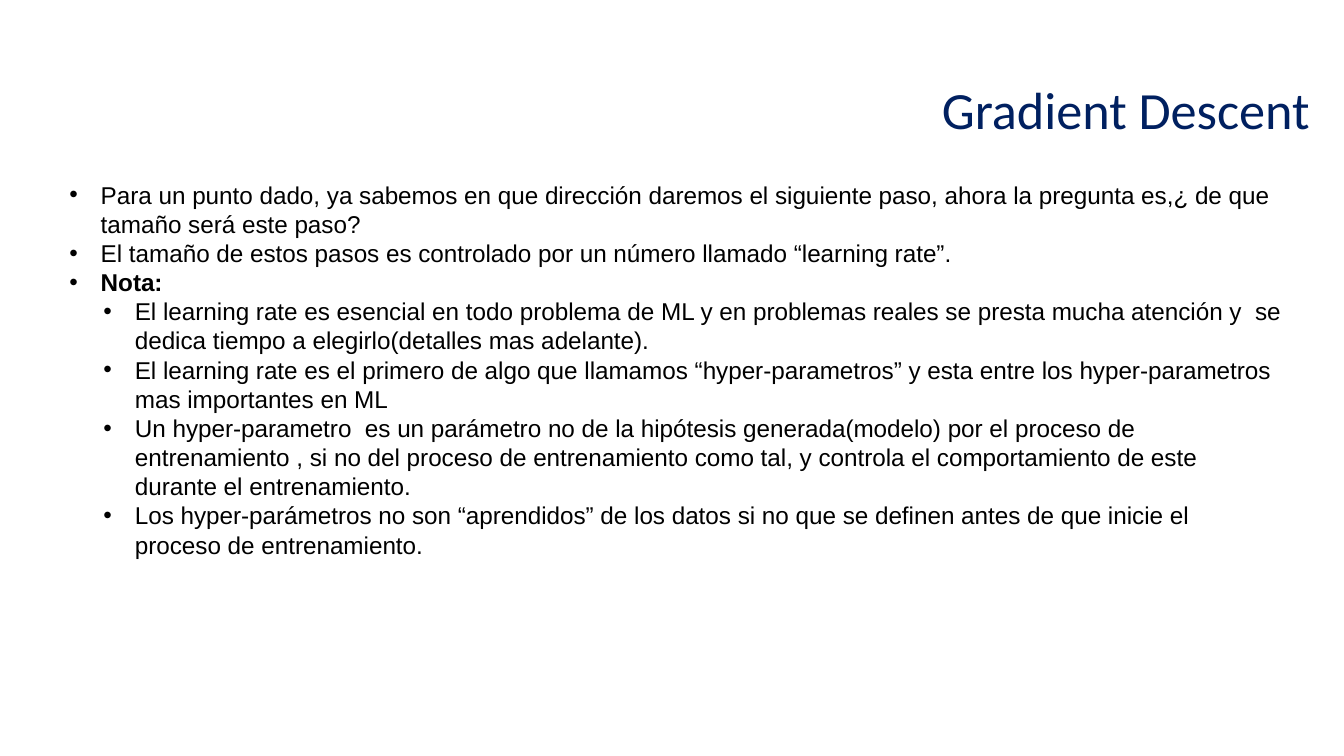
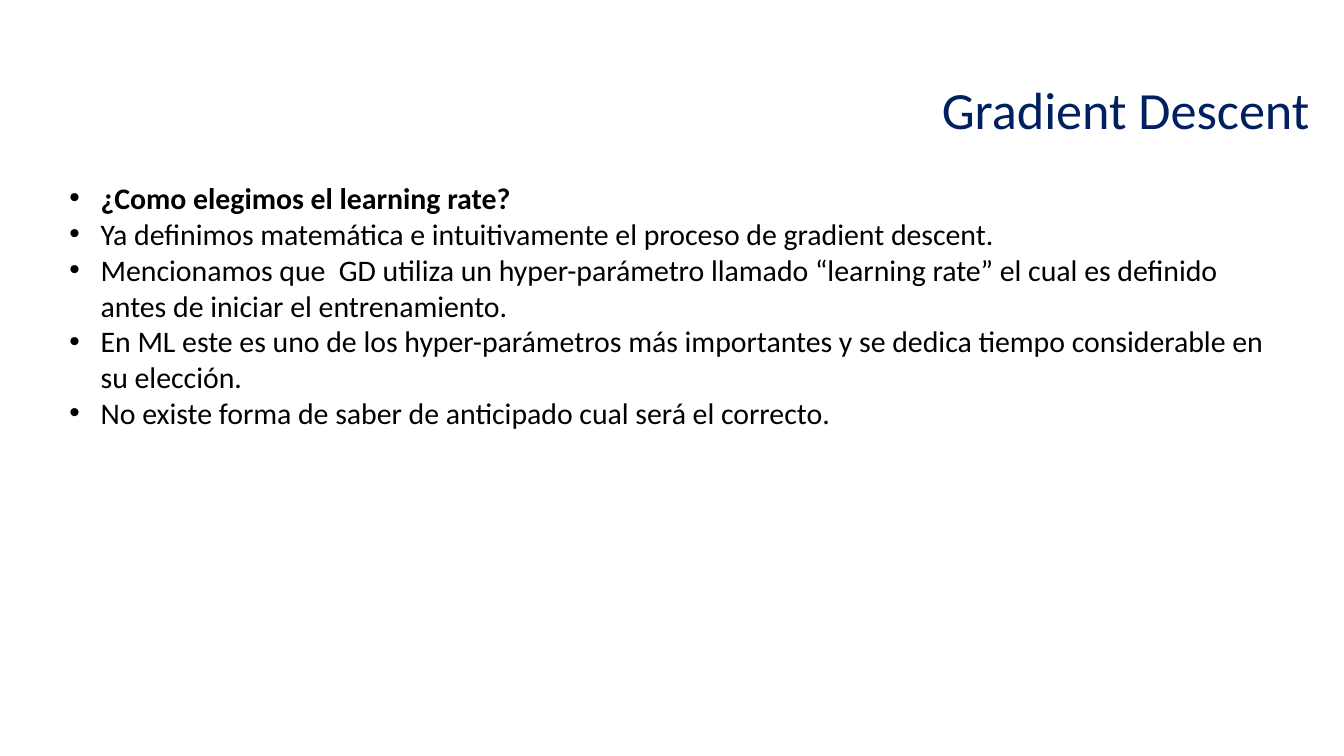
Before and after one commit to ErickDiaz/UFM_Machine_Learning_class, a slide deck: slide 16 of 201801/Clase12_GradientDescent2.pptx (slide 20 before the commit). Drawn at 1344x756 pixels with LibreOffice and Linux fonts; fonts in the diff are those of the drawing; background and template pictures are left out. Boxes give left, top, right and bottom in pixels: in the first picture for what was removed or moved away, otherwise in the second. Text is boxed around its words. In the diff, an @@ line names an element or a change of style, - is before the commit and + after.

```diff
--- a/201801/Clase12_GradientDescent2.pptx
+++ b/201801/Clase12_GradientDescent2.pptx
@@ text at box(101, 188, 1262, 429): text changed; size 13 to 16 pt; font Arial to Calibri @@
-• Para un punto dado, ya sabemos en que dirección daremos el siguiente paso, ahora la pregunta es,¿ de que tamaño será este paso?
-• El tamaño de estos pasos es controlado por un número llamado “learning rate”.
-• Nota:
-• El learning rate es esencial en todo problema de ML y en problemas reales se presta mucha atención y se dedica tiempo a elegirlo(detalles mas adelante).
-• El learning rate es el primero de algo que llamamos “hyper-parametros” y esta entre los hyper-parametros mas importantes en ML
-• Un hyper-parametro es un parámetro no de la hipótesis generada(modelo) por el proceso de entrenamiento , si no del proceso de entrenamiento como tal, y controla el comportamiento de este durante el entrenamiento.
-• Los hyper-parámetros no son “aprendidos” de los datos si no que se definen antes de que inicie el proceso de entrenamiento.
+• ¿Como elegimos el learning rate?
+• Ya definimos matemática e intuitivamente el proceso de gradient descent.
+• Mencionamos que GD utiliza un hyper-parámetro llamado “learning rate” el cual es definido antes de iniciar el entrenamiento.
+• En ML este es uno de los hyper-parámetros más importantes y se dedica tiempo considerable en su elección.
+• No existe forma de saber de anticipado cual será el correcto.
```
Also in this commit, not shown: 3 other slides changed, 15 slides added, 18 slides removed.
